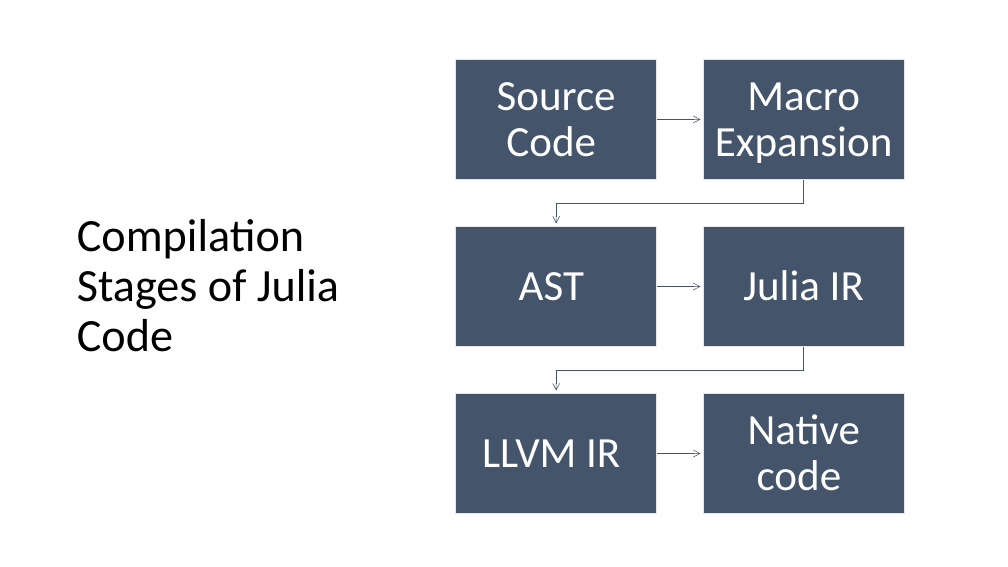
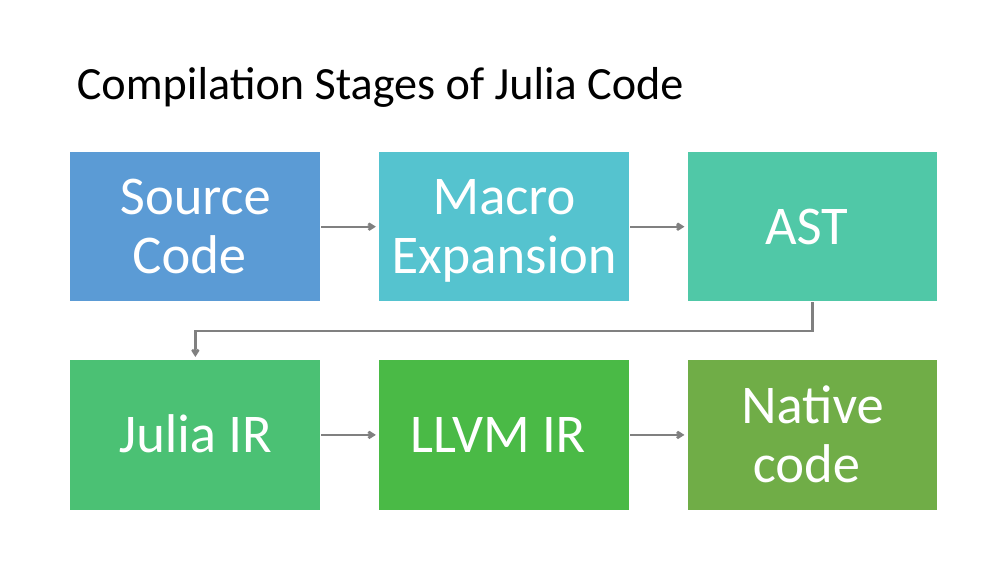
Before and after one commit to senresearch/julia-intro-docs, a slide deck: slide 7 of notebooks/xiaoqi-why-julia-fast.pptx. Drawn at 1008x567 pixels with LibreOffice and Linux fonts; fonts in the diff are those of the drawing. Boxes give left, top, right and bottom in pixels: in the first picture for what was removed or moved away, otherwise in the second. Text is boxed around its words. In the diff, an @@ line names an element or a change of style, - is before the commit and + after.

Commit message:
changed color of slides, and add annotation of compilation stages

```diff
--- a/notebooks/xiaoqi-why-julia-fast.pptx
+++ b/notebooks/xiaoqi-why-julia-fast.pptx
@@ title "Compilation Stages of Julia Code" rewrapped from [77, 219, 339, 352] to [77, 67, 683, 107] @@
@@ text "Source Code": place and size @@
-text "Source Code" at [497, 82, 616, 157]
+text "Source Code" at [120, 178, 271, 274]
@@ text "Macro Expansion": place and size @@
-text "Macro Expansion" at [715, 82, 892, 163]
+text "Macro Expansion" at [392, 179, 617, 282]
@@ text "AST": place and size @@
-text "AST" at [519, 272, 584, 301]
+text "AST" at [765, 208, 848, 245]
@@ rectangle: place and size @@
-rectangle at [703, 226, 904, 347]
+rectangle at [687, 151, 938, 302]
@@ rectangle at [687, 151, 938, 302]: fill #44546A to #50C8A7; outline #E7E6E6 1 pt to #FFFFFF 1 pt @@
@@ freeform shape at [629, 223, 684, 231]: outline #44546A 0.5 pt to #808080 2.25 pt @@
@@ freeform shape: place and size @@
-freeform shape at [657, 283, 701, 290]
+freeform shape at [629, 223, 684, 231]
@@ group removed at [456, 59, 904, 391]: 3 freeform shapes, 3 rectangles @@
@@ size 41 to 52 pt; more space between paragraphs in 6 elements at [741, 385, 883, 483], [410, 417, 585, 452], [120, 178, 271, 274], [392, 179, 617, 282], [765, 208, 848, 245], [119, 414, 271, 453] @@
@@ text "Julia IR": place and size @@
-text "Julia IR" at [743, 270, 864, 301]
+text "Julia IR" at [119, 414, 271, 453]
@@ group added at [70, 151, 812, 510]: 3 freeform shapes, 3 rectangles @@
@@ text "LLVM IR": place and size @@
-text "LLVM IR" at [482, 439, 620, 467]
+text "LLVM IR" at [410, 417, 585, 452]
@@ rectangle: place and size @@
-rectangle at [456, 393, 657, 514]
+rectangle at [379, 360, 630, 510]
@@ rectangle at [379, 360, 630, 510]: fill #44546A to #4ABA46; outline #E7E6E6 1 pt to #FFFFFF 1 pt @@
@@ text "Native code": place and size @@
-text "Native code" at [748, 414, 860, 491]
+text "Native code" at [741, 385, 883, 483]
@@ rectangle: place and size @@
-rectangle at [703, 393, 904, 514]
+rectangle at [687, 360, 938, 510]
@@ rectangle at [687, 360, 938, 510]: fill #44546A to #70AD47; outline #E7E6E6 1 pt to #FFFFFF 1 pt @@
@@ freeform shape: place and size @@
-freeform shape at [657, 450, 701, 457]
+freeform shape at [629, 431, 684, 439]
@@ freeform shape at [629, 431, 684, 439]: outline #44546A 0.5 pt to #808080 2.25 pt @@
```
Also in this commit, not shown: 6 other slides changed, 8 other files.
